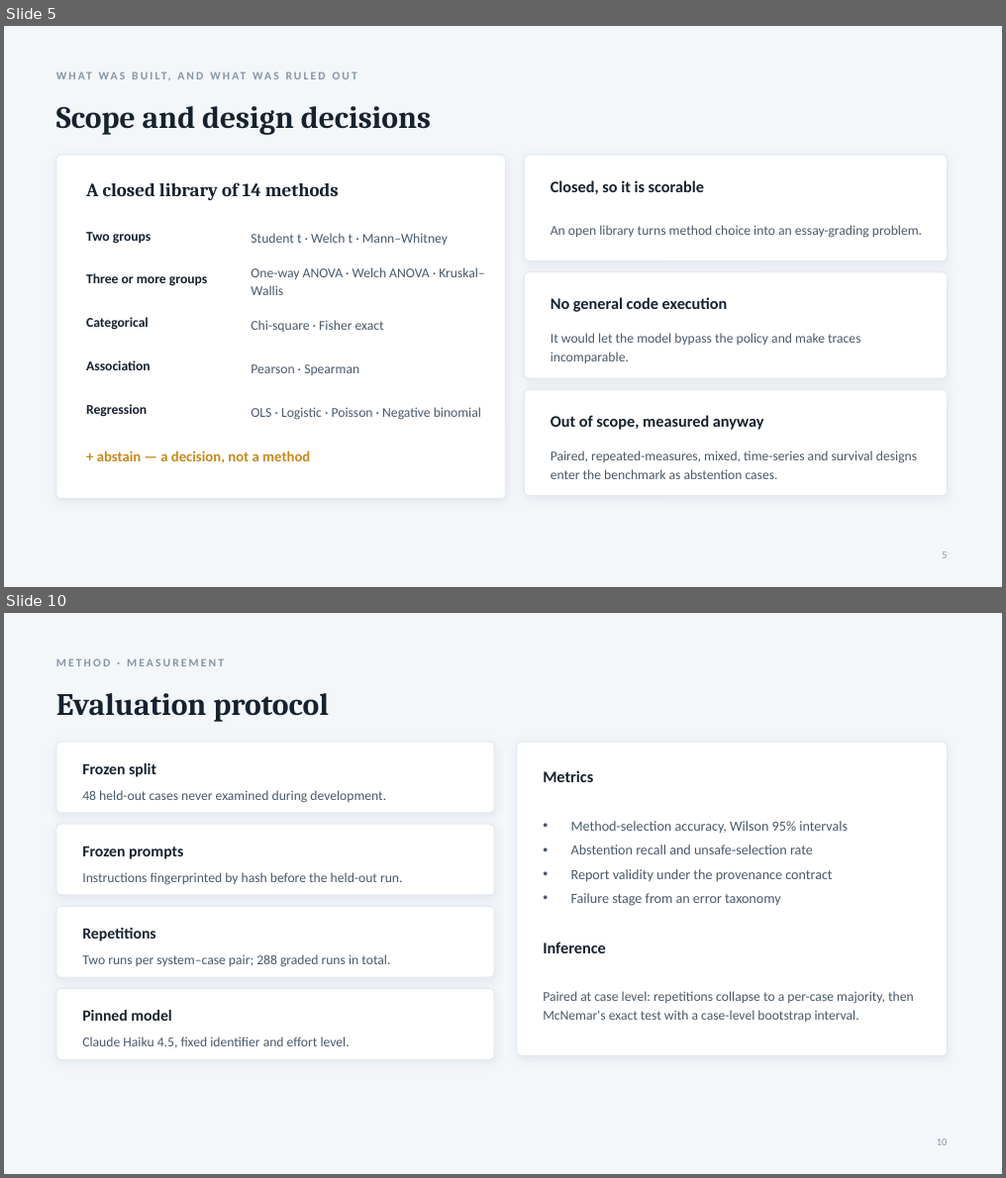
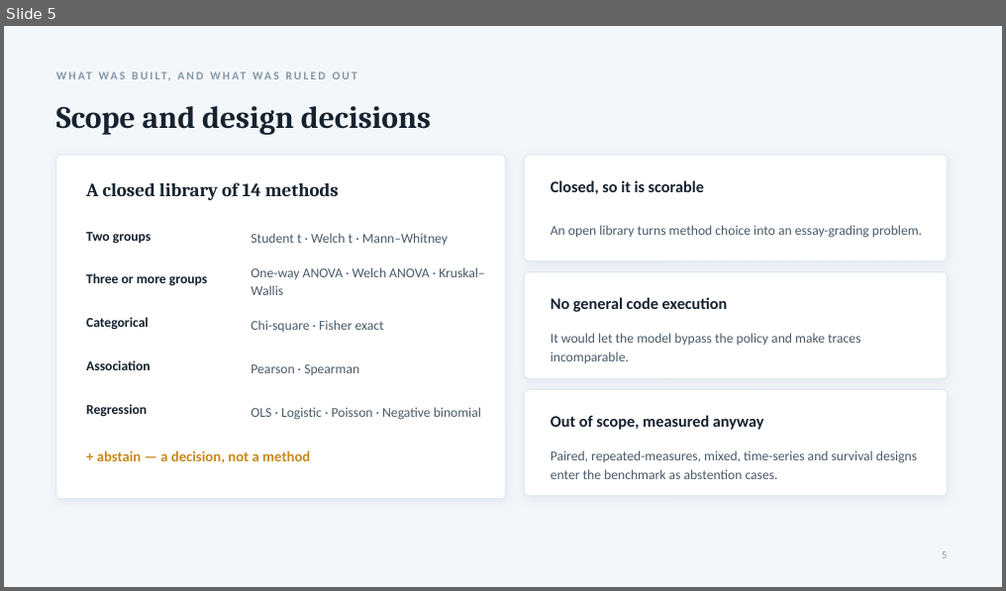
Before and after one commit to Vishal4507/AI_statistician, a slide deck: docs/AI_Statistician_Presentation.pptx. Shown one above the other, each under a label of ours: slides 5 and 10 before the commit, slide 5 after it; the slides between them are not shown. The pictures are 1006x1178 and 1006x591 pixels, drawn with LibreOffice and Linux fonts; fonts in the diff are those of the drawing. Boxes give left, top, right and bottom in pixels: in the first picture for what was removed or moved away, otherwise in the second. Text is boxed around its words. In the diff, an @@ line names an element or a change of style, - is before the commit and + after.

```diff
--- a/docs/AI_Statistician_Presentation.pptx
+++ b/docs/AI_Statistician_Presentation.pptx
@@ slide 10 removed at [4, 613, 1002, 1174], background #F4F7FA @@
@@ text removed at [56, 659, 224, 666] @@
-METHOD · MEASUREMENT
@@ text removed at [56, 693, 329, 722] @@
-Evaluation protocol
@@ rounded rectangle removed at [56, 742, 494, 813] @@
@@ rounded rectangle removed at [517, 742, 947, 1057] @@
@@ text removed at [82, 763, 156, 777] @@
-Frozen split
@@ text removed at [82, 790, 386, 803] @@
-48 held-out cases never examined during development.
@@ text removed at [543, 770, 593, 782] @@
-Metrics
@@ rounded rectangle removed at [56, 824, 494, 895] @@
@@ text removed at [82, 846, 183, 860] @@
-Frozen prompts
@@ text removed at [571, 821, 847, 906] @@
-• Method-selection accuracy, Wilson 95% intervals
-• Abstention recall and unsafe-selection rate
-• Report validity under the provenance contract
-• Failure stage from an error taxonomy
@@ text removed at [82, 872, 403, 885] @@
-Instructions fingerprinted by hash before the held-out run.
@@ rounded rectangle removed at [56, 906, 494, 977] @@
@@ text removed at [82, 928, 155, 942] @@
-Repetitions
@@ text removed at [82, 955, 390, 967] @@
-Two runs per system–case pair; 288 graded runs in total.
@@ text removed at [543, 942, 605, 954] @@
-Inference
@@ rounded rectangle removed at [56, 989, 494, 1059] @@
@@ text removed at [543, 991, 914, 1022] @@
-Paired at case level: repetitions collapse to a per-case majority, then McNemar's exact test with a case-level bootstrap interval.
@@ text removed at [82, 1010, 171, 1021] @@
-Pinned model
@@ text removed at [82, 1037, 350, 1049] @@
-Claude Haiku 4.5, fixed identifier and effort level.
@@ text removed at [937, 1139, 947, 1146] @@
-10
```
Also in this commit, not shown: 6 slides changed, 5 slides added, 10 other slides removed, 14 other files.
